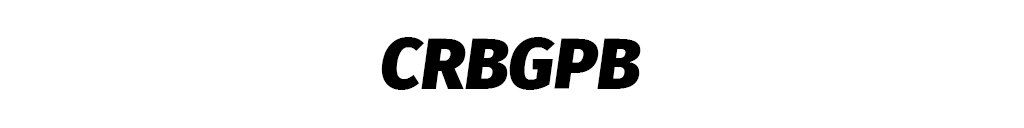
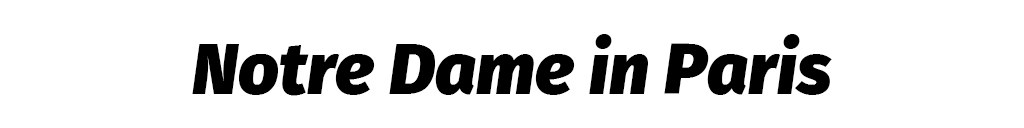
Layered file, before and after one edit (1024×128). Changes by layer:
renamed "CRBGPB" to "Notre Dame in Paris", painted on it over [192, 34, 832, 96]
